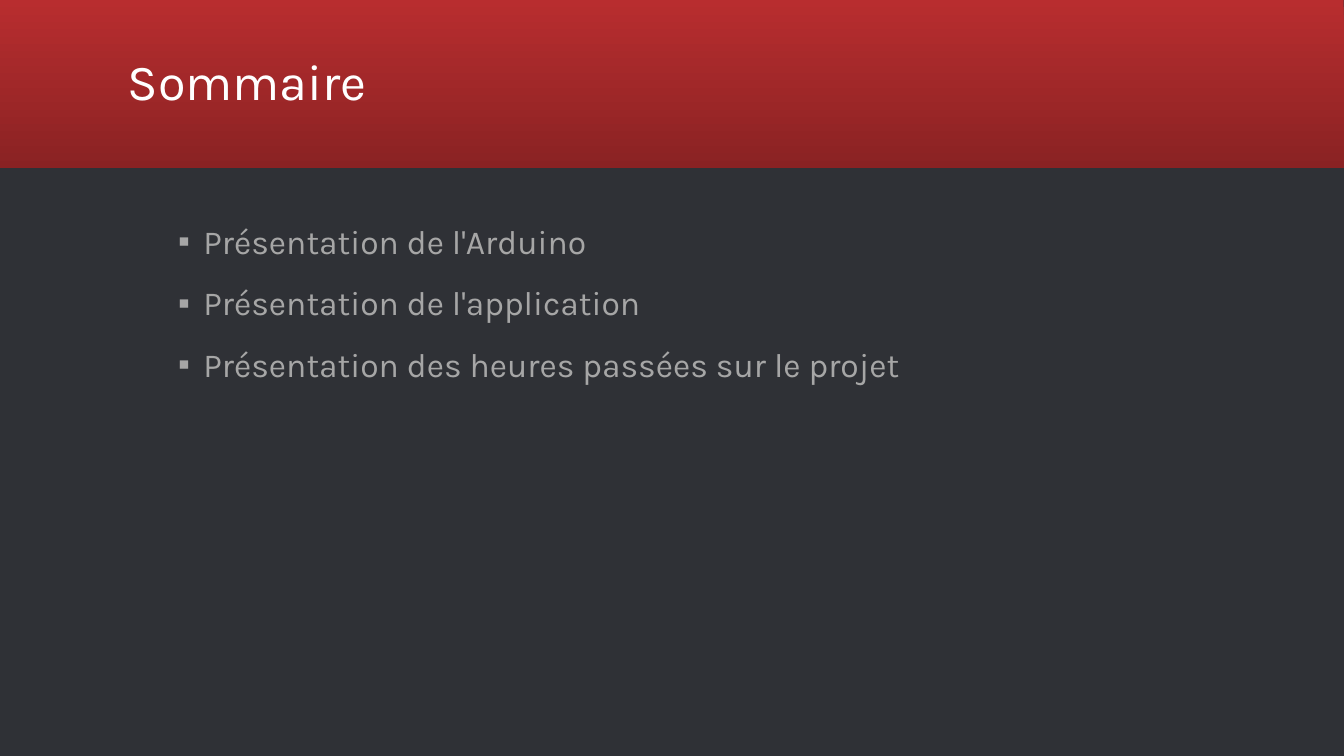
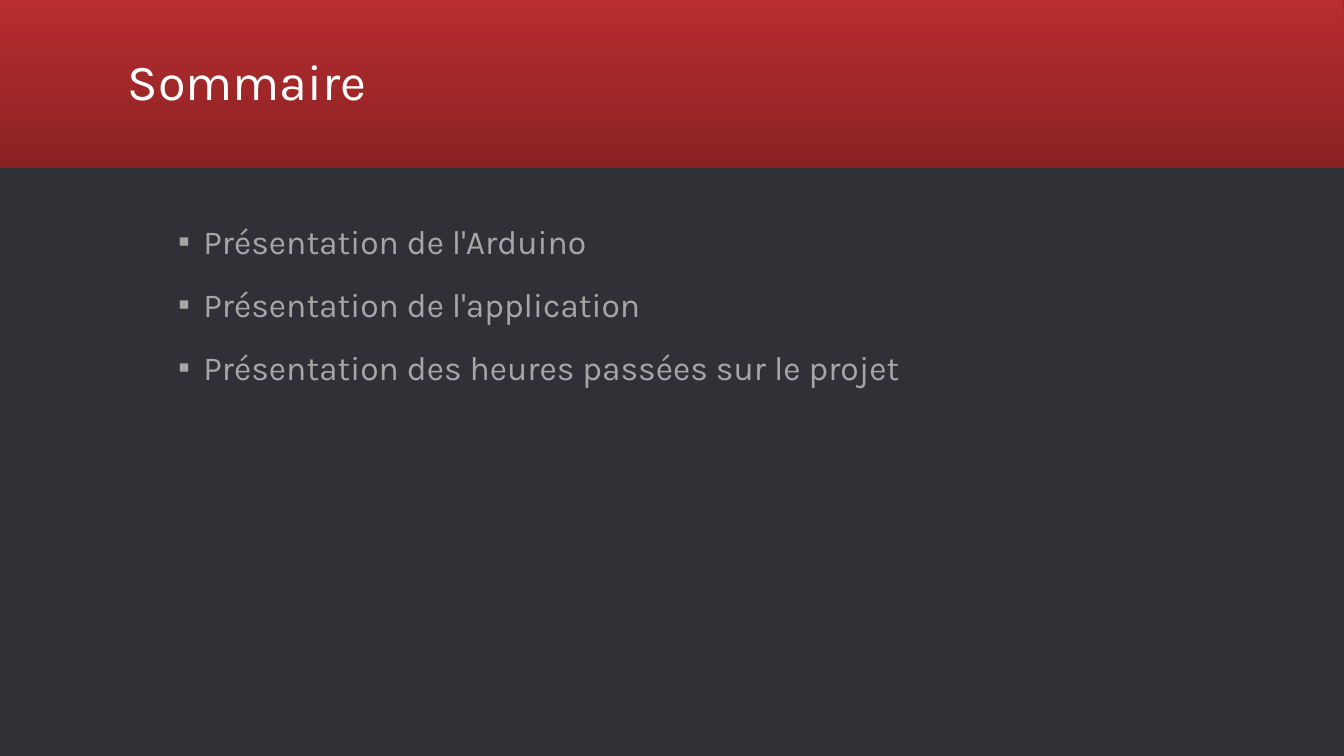
Before and after one commit to ArduinoPulse/ArduinoPulse-, a slide deck: slide 2 of Présentation/presentation.pptx. Drawn at 1344x756 pixels with LibreOffice and Linux fonts; fonts in the diff are those of the drawing. Boxes give left, top, right and bottom in pixels: in the first picture for what was removed or moved away, otherwise in the second. Text is boxed around its words. In the diff, an @@ line names an element or a change of style, - is before the commit and + after.

Commit message:
Modifs powerpoint

```diff
--- a/Présentation/presentation.pptx
+++ b/Présentation/presentation.pptx
@@ text at (203, 290, 900, 385): paragraphs removed @@
-▪ Présentation de l'application
-▪ Présentation des heures passées sur le projet
@@ text added at (203, 292, 640, 325), 24 pt, text #A6A6A6 @@
+▪ Présentation de l'application
@@ text added at (203, 354, 900, 388), 24 pt, text #A6A6A6 @@
+▪ Présentation des heures passées sur le projet
```
